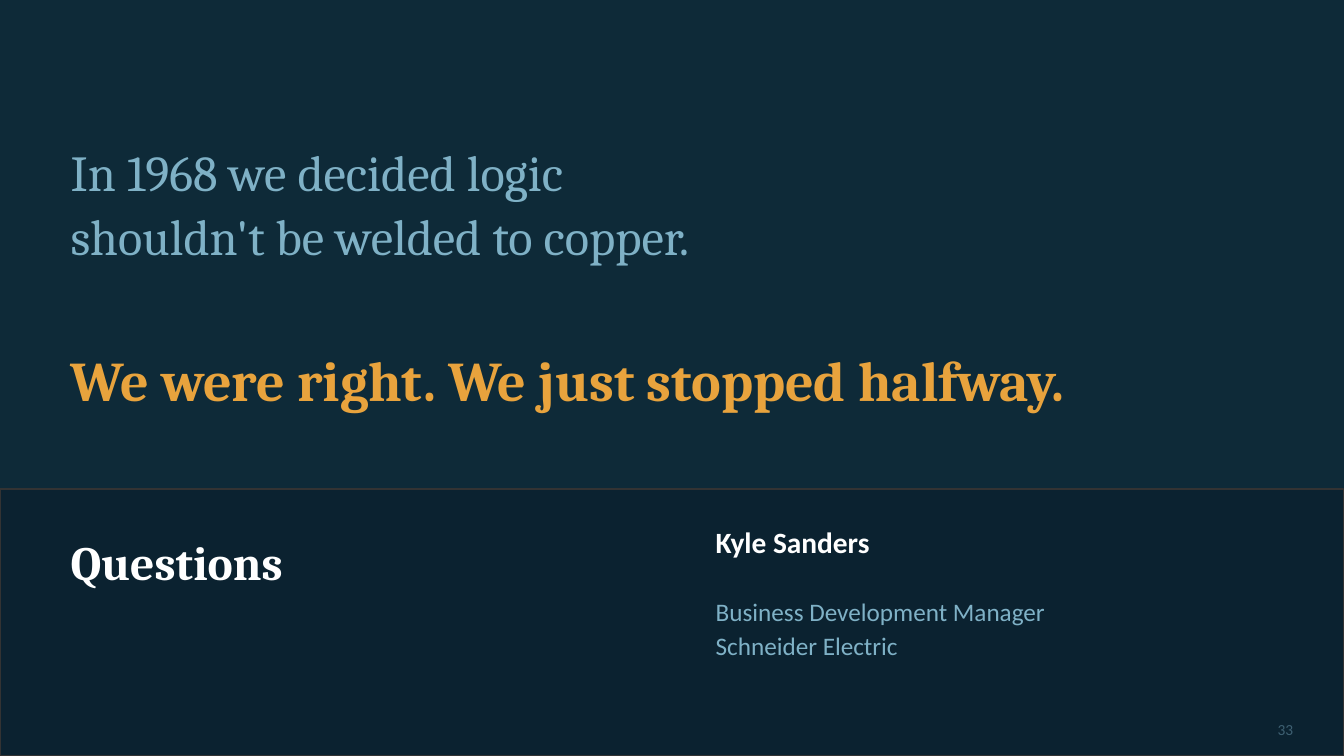
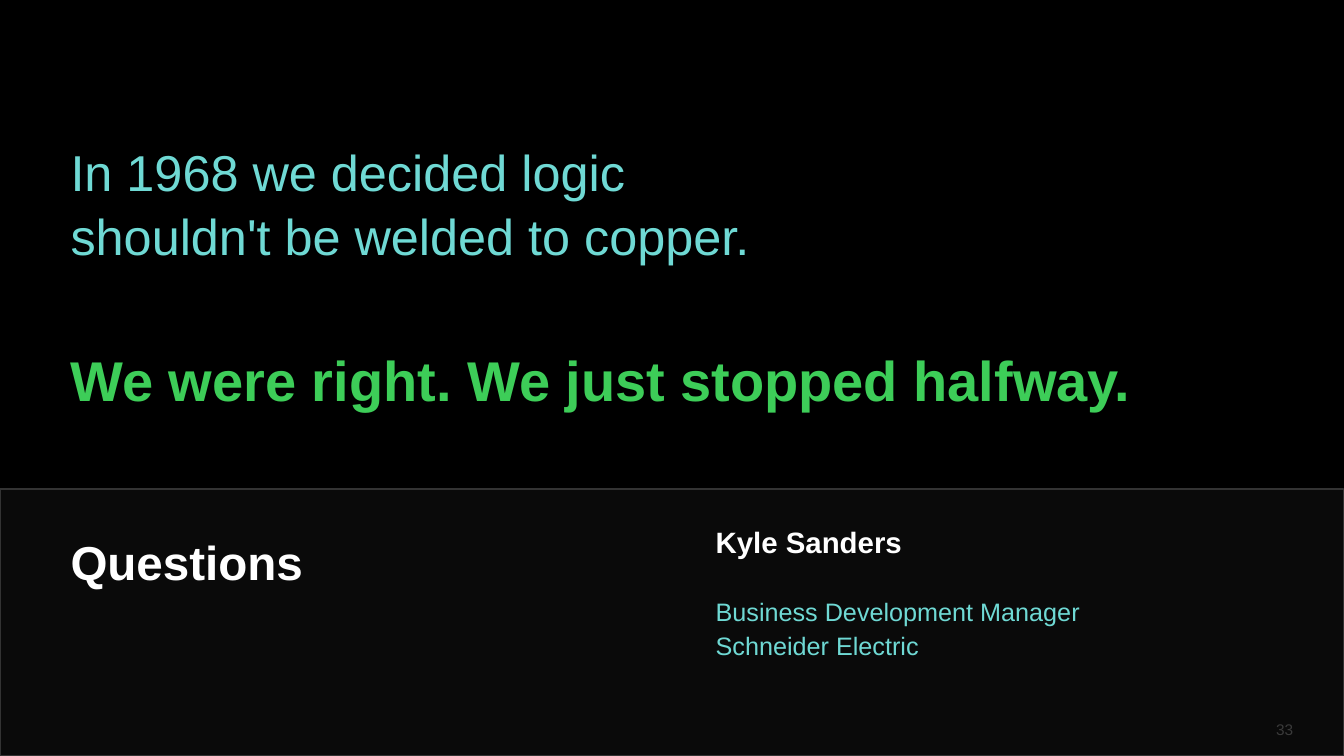
Before and after one commit to KyleSandersSE/AgentSE, a slide deck: slide 33 of presentations/tri-state-2026/SDA-Water-Wastewater-TriState-2026.pptx. Drawn at 1344x756 pixels with LibreOffice and Linux fonts; fonts in the diff are those of the drawing. Boxes give left, top, right and bottom in pixels: in the first picture for what was removed or moved away, otherwise in the second. Text is boxed around its words. In the diff, an @@ line names an element or a change of style, - is before the commit and + after.

```diff
--- a/presentations/tri-state-2026/SDA-Water-Wastewater-TriState-2026.pptx
+++ b/presentations/tri-state-2026/SDA-Water-Wastewater-TriState-2026.pptx
@@ background #0E2A38 to #000000 @@
@@ text "In 1968 we decided logic" at box(71, 154, 749, 265): font Cambria to Arial, text colour #7FB1C6 to #6FD9D4 @@
@@ text "We were right. We just ..." at box(71, 360, 1131, 411): font Cambria to Arial, text colour #E8A33D to #3DCD58 @@
@@ rectangle at box(0, 489, 1344, 756): fill #0B2230 to #0A0A0A @@
@@ text "Questions" at box(71, 545, 303, 590): font Cambria to Arial @@
@@ text "Kyle Sanders" at box(716, 531, 1079, 656): font Calibri to Arial; text colour #7FB1C6 to #6FD9D4 in "Business Development Manager", "Schneider Electric" @@
@@ text "33" at box(1276, 725, 1293, 735): font Calibri to Arial, text colour #3E6072 to #3A3A3A @@
```
Also in this commit, not shown: 32 other slides changed, 2 other files.
